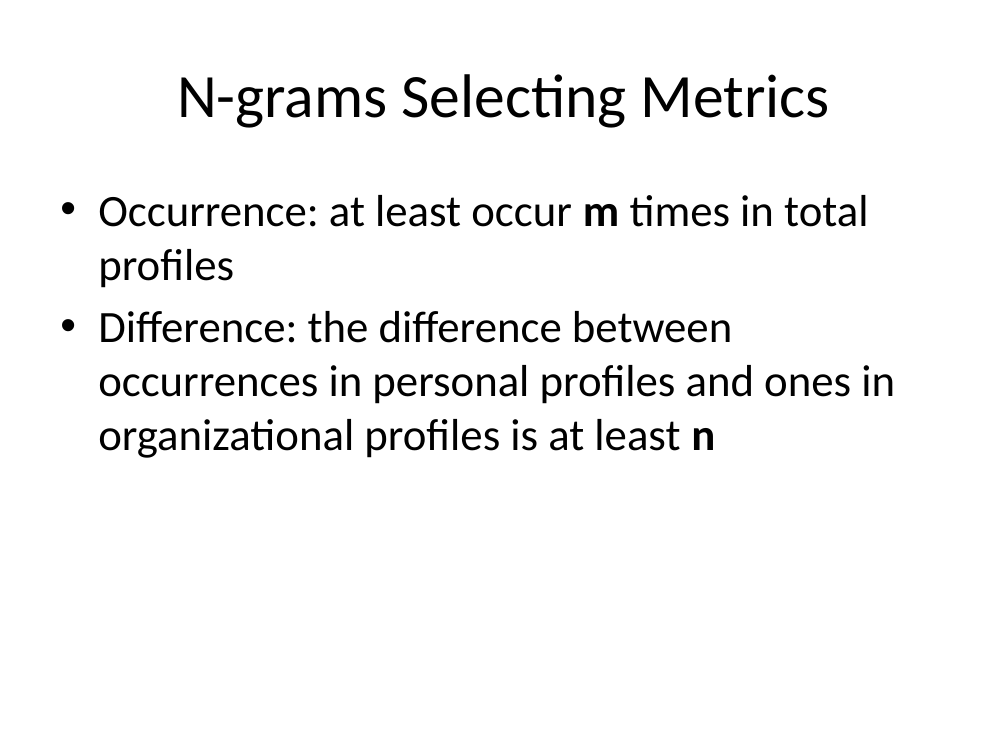
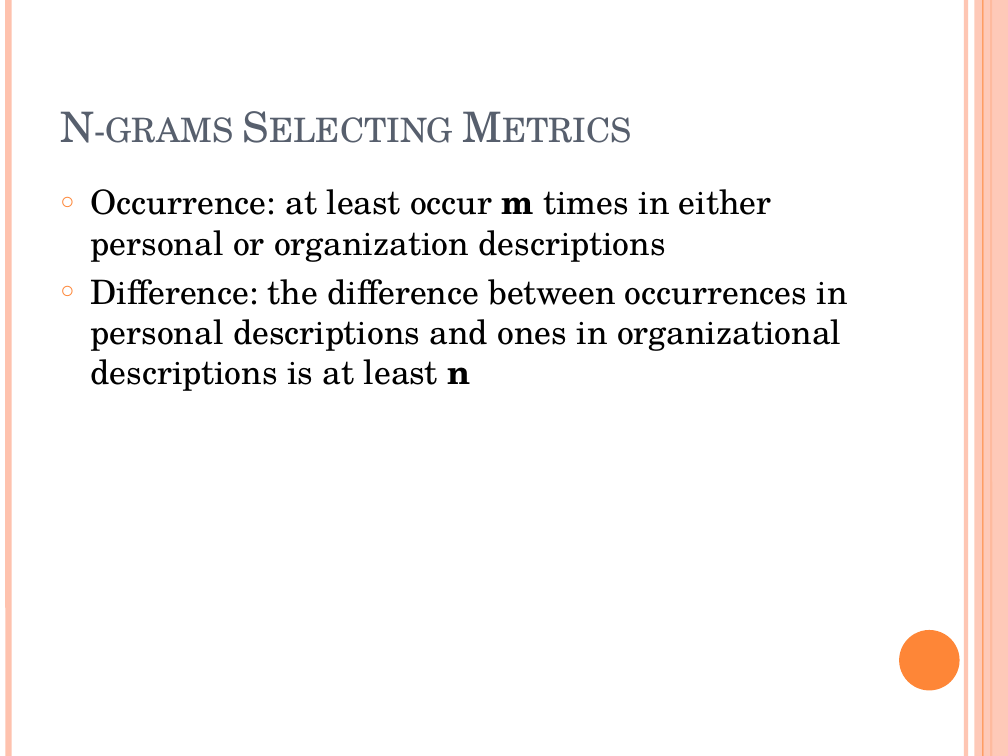
Before and after one commit to ttang10/Organization_Detection_ML, a slide deck: slide 16 of Organization Detection.pptx. Drawn at 1008x756 pixels with LibreOffice and Linux fonts; fonts in the diff are those of the drawing. Boxes give left, top, right and bottom in pixels: in the first picture for what was removed or moved away, otherwise in the second. Text is boxed around its words. In the diff, an @@ line names an element or a change of style, - is before the commit and + after.

```diff
--- a/Organization Detection.pptx
+++ b/Organization Detection.pptx
@@ line added from (8, 0) to (8, 756), #FEC3AE 4.5 pt @@
@@ line added from (966, 0) to (966, 756), #FEC3AE 3 pt @@
@@ rectangle added at (975, 0, 1008, 756), fill #FEC3AE at 87% opacity @@
@@ line added from (983, 0) to (983, 756), #FE8637 0.75 pt @@
@@ line added from (991, 0) to (991, 756), #FE8637 1.5 pt @@
@@ title "N-grams Selecting Metrics" at (60, 111, 234, 143): size 44 to 30 pt, font Calibri to TeX Gyre Schola, text colour #000000 to #575F6D, small capitals on; alignment centre to left; vertical alignment middle to bottom @@
@@ text at (91, 189, 848, 391): text changed; size 32 to 24 pt; font Calibri to TeX Gyre Schola @@
-• Occurrence: at least occur m times in total profiles
-• Difference: the difference between occurrences in personal profiles and ones in organizational profiles is at least n
+○ Occurrence: at least occur m times in either personal or organization descriptions
+○ Difference: the difference between occurrences in personal descriptions and ones in organizational descriptions is at least n
@@ ellipse added at (899, 630, 960, 690), fill #FE8637 @@
```
Also in this commit, not shown: 19 other slides changed, 2 slides added.
